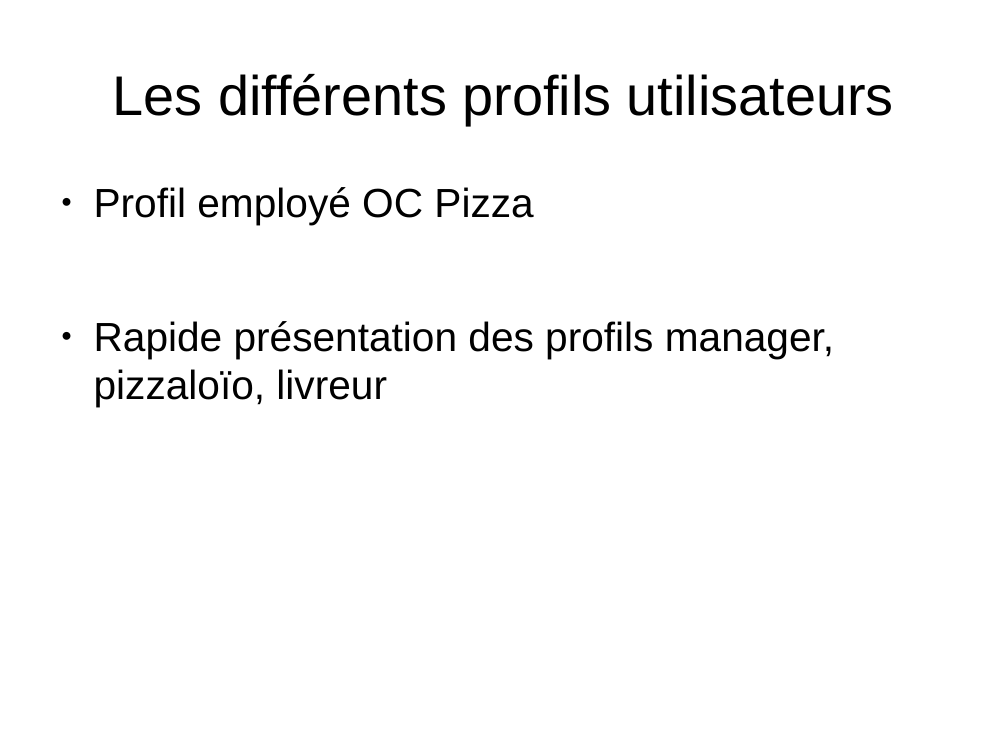
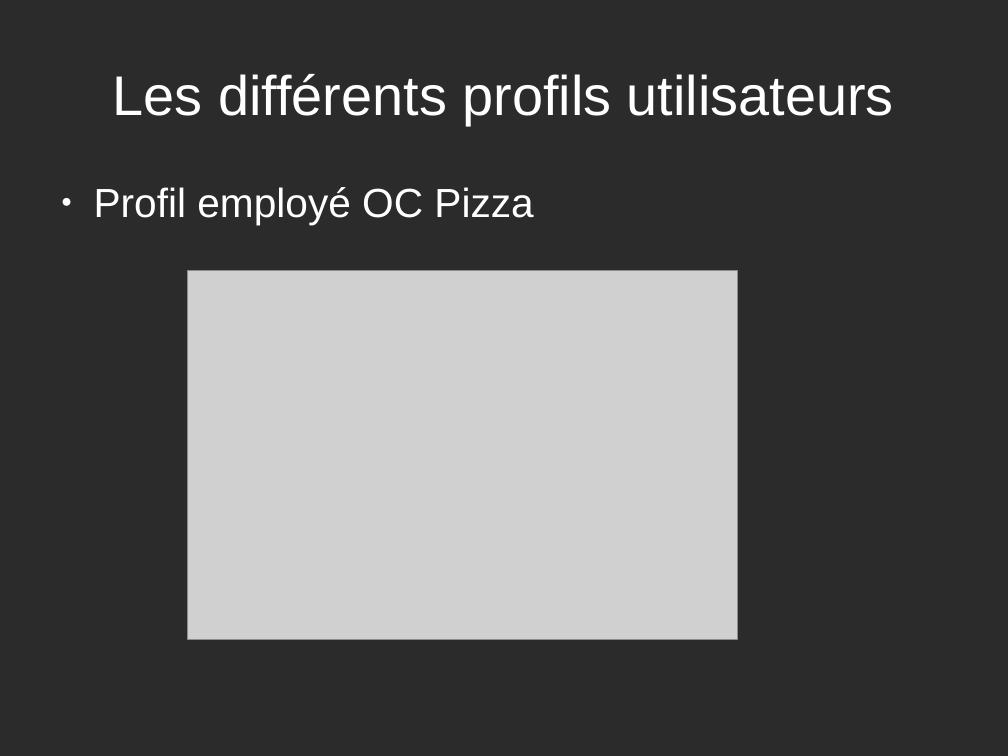
Before and after one commit to Hyperyon/p4-OCPizza, a slide deck: slide 5 of Présentation projet.odp. Drawn at 1008x756 pixels with LibreOffice and Linux fonts; fonts in the diff are those of the drawing; grey boxes stand for pictures; background and template pictures are left out; a plain dark background stands for a picture behind light text. Boxes give left, top, right and bottom in pixels: in the first picture for what was removed or moved away, otherwise in the second. Text is boxed around its words. In the diff, an @@ line names an element or a change of style, - is before the commit and + after.

```diff
--- a/Présentation projet.odp
+++ b/Présentation projet.odp
@@ background #FFFFFF to picture (left out) @@
@@ title "Les différents profils utilisateurs" at [113, 74, 894, 125]: text colour #000000 to #FFFFFF @@
@@ text "Profil employé OC Pizza" at [94, 187, 533, 225]: text colour #000000 to #FFFFFF; bullet colour #000000 to #FFFFFF @@
@@ picture added at [188, 270, 738, 639] @@
@@ text at [94, 321, 834, 407]: paragraph removed @@
-● Rapide présentation des profils manager, pizzaloïo, livreur
```
Also in this commit, not shown: 5 other slides changed, 1 slide removed, 9 other files.
